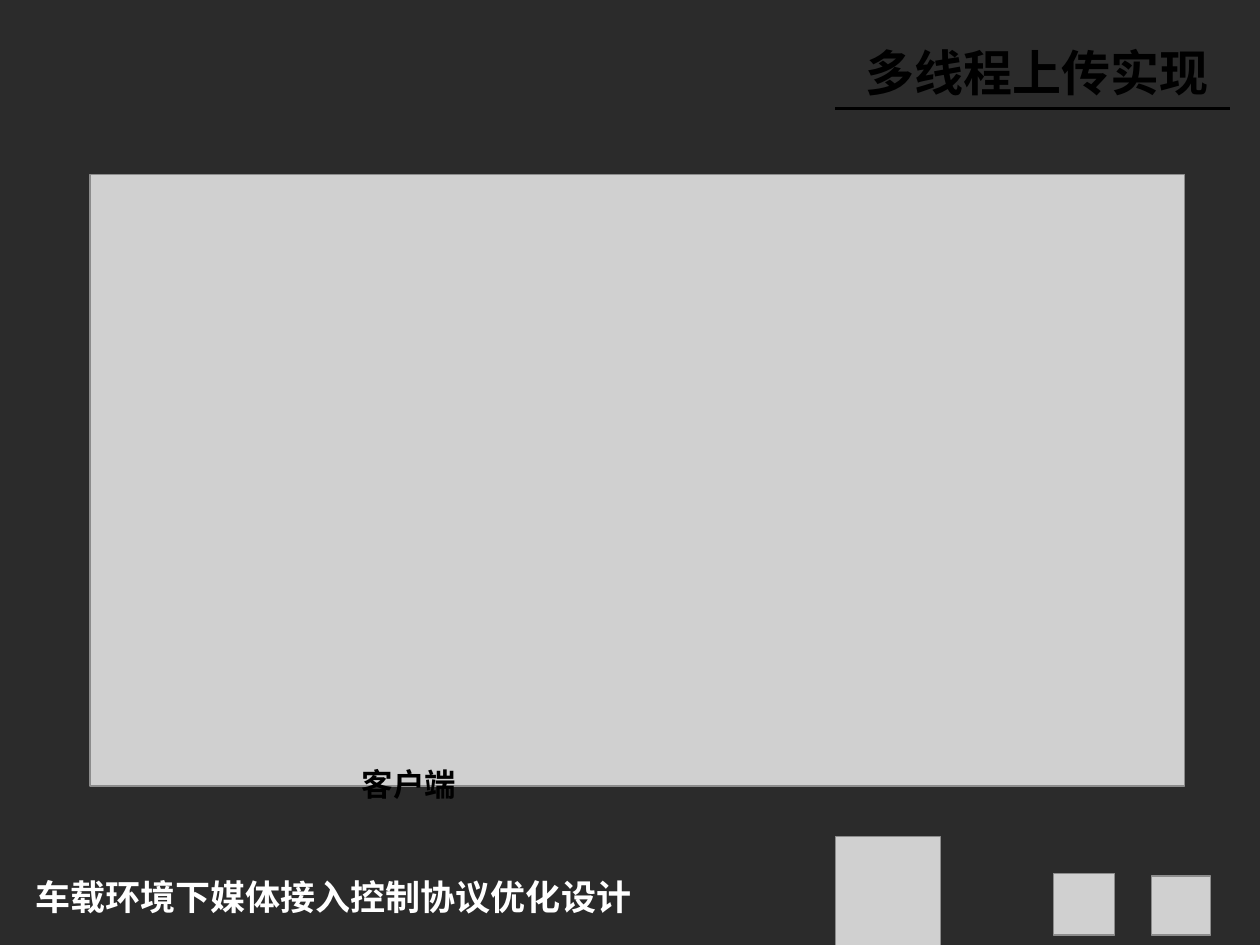
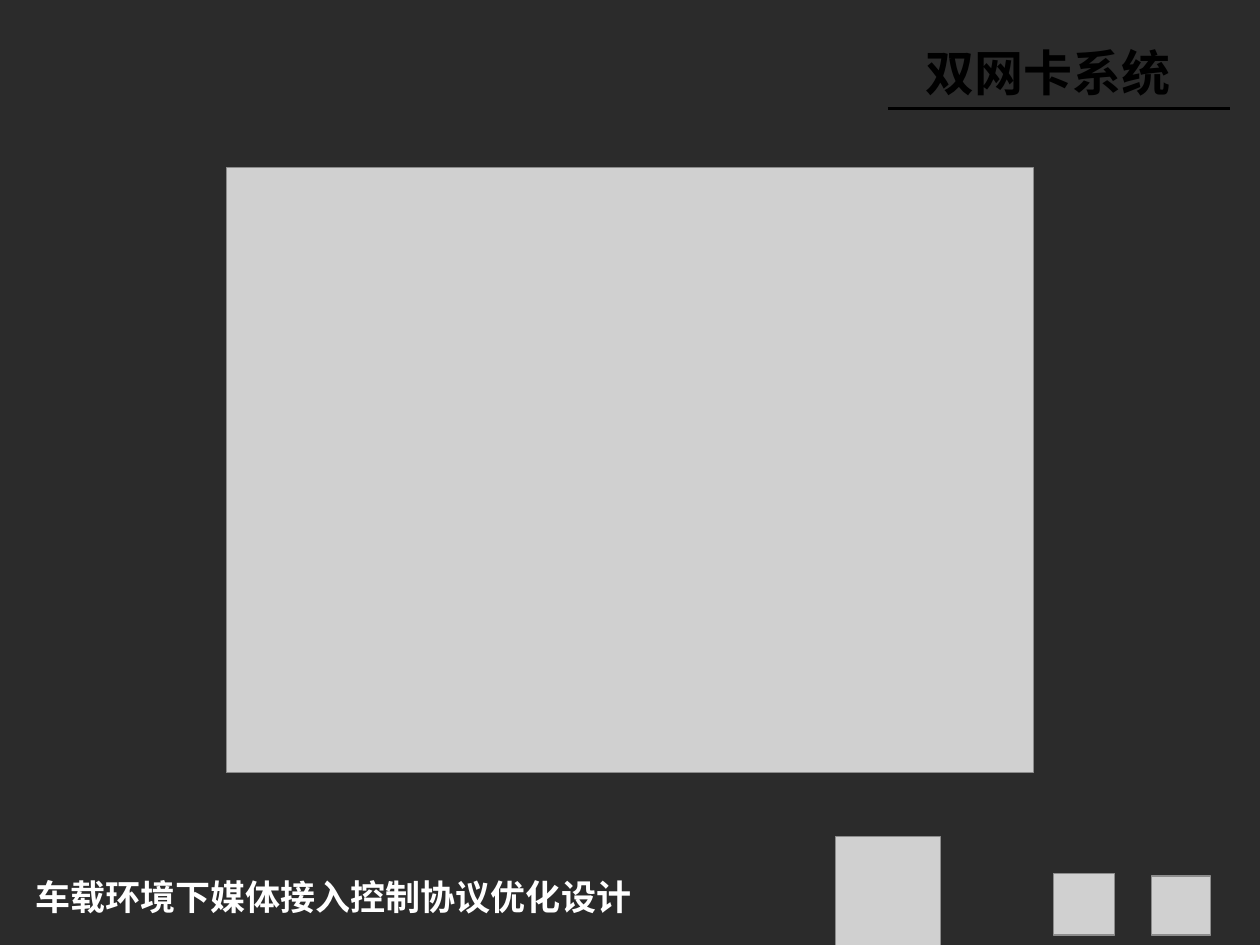
Before and after one commit to chenqinb/thesis2, a slide deck: slide 16 of PPT/陈钦波答辩ppt.pptx (slide 19 before the commit). Drawn at 1260x945 pixels with LibreOffice and Linux fonts; fonts in the diff are those of the drawing; grey boxes stand for pictures; background and template pictures are left out; a plain dark background stands for a picture behind light text. Boxes give left, top, right and bottom in pixels: in the first picture for what was removed or moved away, otherwise in the second. Text is boxed around its words. In the diff, an @@ line names an element or a change of style, - is before the commit and + after.

```diff
--- a/PPT/陈钦波答辩ppt.pptx
+++ b/PPT/陈钦波答辩ppt.pptx
@@ text removed at [866, 49, 1209, 95] @@
-多线程上传实现
@@ text added at [925, 50, 1170, 95], 28 pt, text #000000, bold @@
+双网卡系统
@@ line moved from (835, 108) - (1231, 108) to (888, 108) - (1231, 108) @@
@@ picture: place and size @@
-picture at [91, 175, 1186, 786]
+picture at [227, 168, 1034, 772]
@@ text removed at [362, 764, 457, 798] @@
-客户端
```
Also in this commit, not shown: 17 other slides changed, 12 slides added, 13 slides removed, 5 other files.
